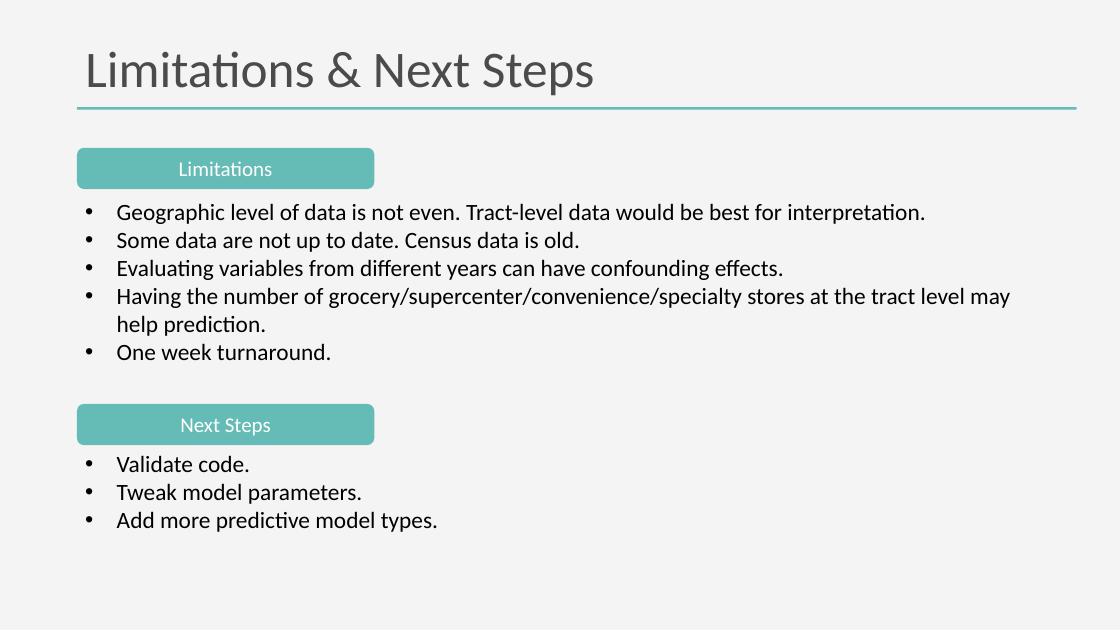
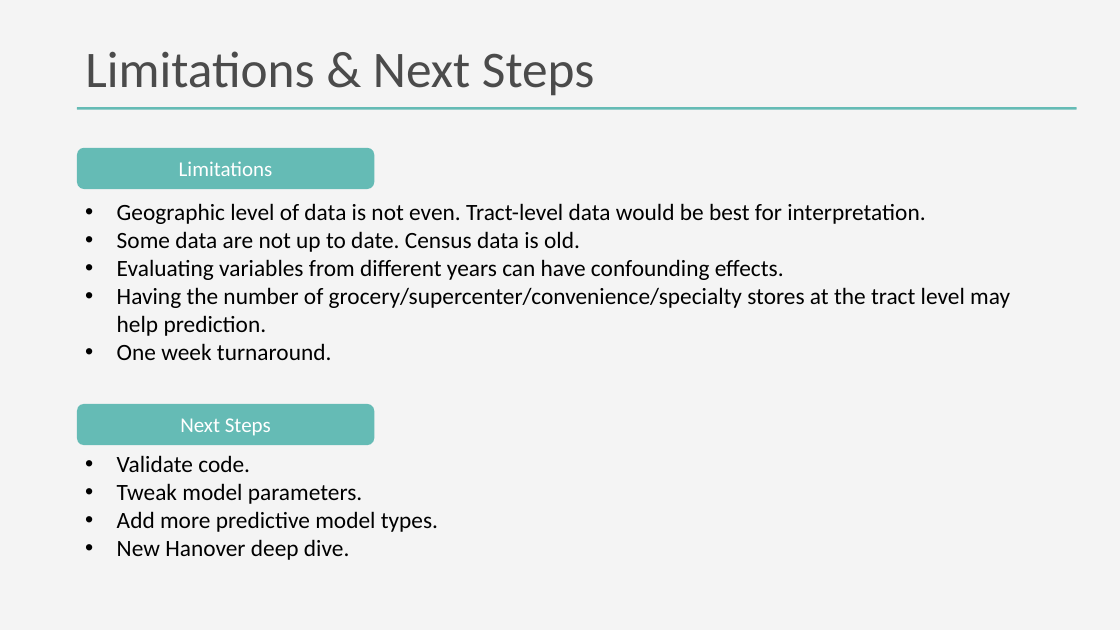
Before and after one commit to DanteHaywood/cfc_ds_screen, a slide deck: slide 17 of doc/2020_11_25_cfc_ds_technical_screen_haywood.pptx (slide 16 before the commit). Drawn at 1120x630 pixels with LibreOffice and Linux fonts; fonts in the diff are those of the drawing. Boxes give left, top, right and bottom in pixels: in the first picture for what was removed or moved away, otherwise in the second. Text is boxed around its words. In the diff, an @@ line names an element or a change of style, - is before the commit and + after.

```diff
--- a/doc/2020_11_25_cfc_ds_technical_screen_haywood.pptx
+++ b/doc/2020_11_25_cfc_ds_technical_screen_haywood.pptx
@@ text at box(117, 539, 349, 560): paragraph added @@
+• New Hanover deep dive.
```
Also in this commit, not shown: 5 other slides changed, 1 slide added.
